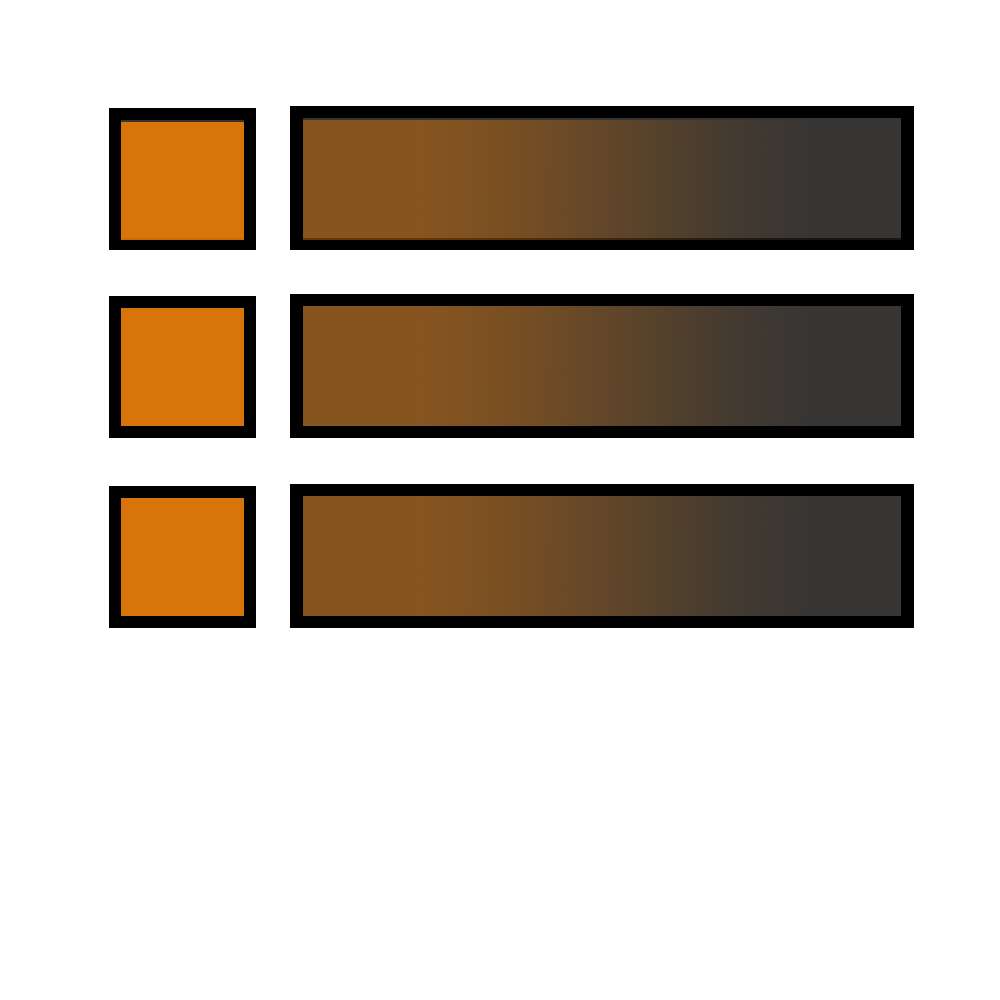
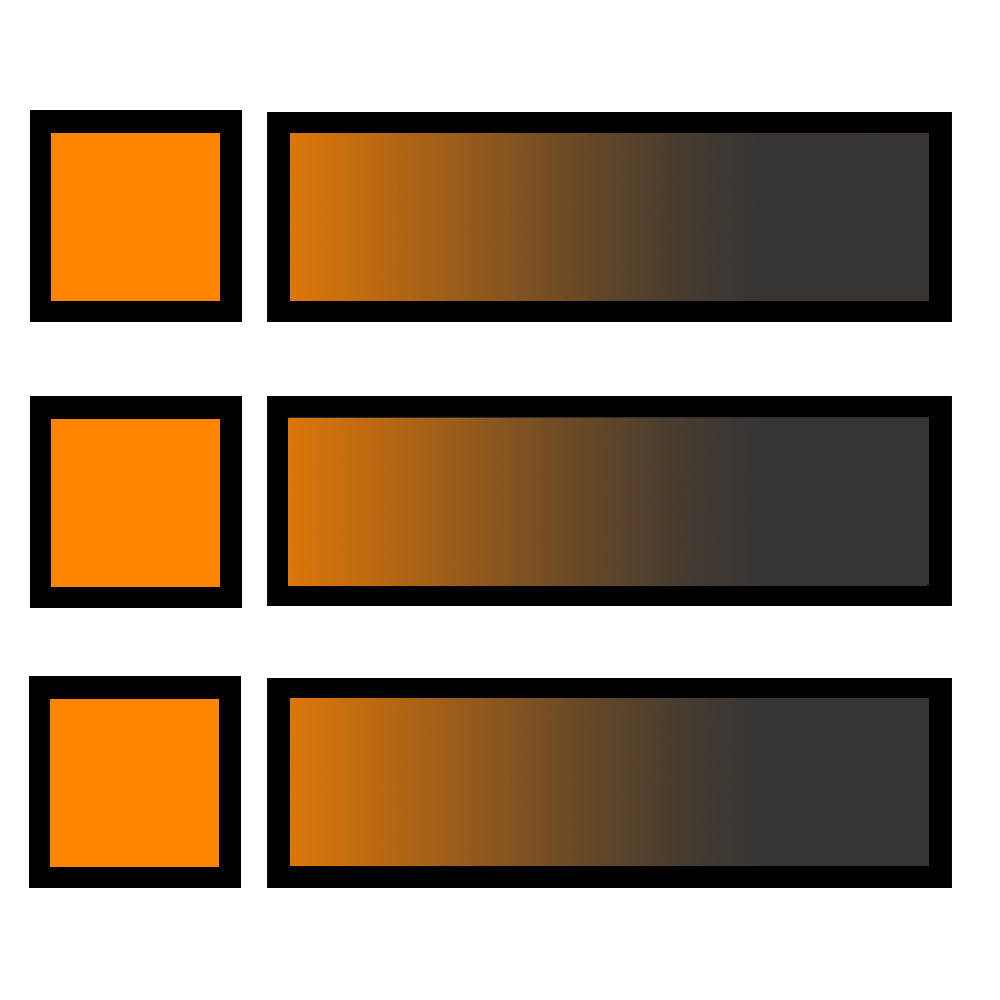
Layer changes from the first w=1000, h=1000 image to the second:
renamed "Ebene 4 Kopie" to "Ebene 2 Kopie 5", opacity 40% → 100%, moved it above "Ebene 2 Kopie 4", painted on it over [50, 306, 901, 867]
renamed "Ebene 4" to "Ebene 2 Kopie 4", opacity 40% → 100%, moved it above "Ebene 2 Kopie 3", painted on it over [29, 496, 901, 888]
renamed "Ebene 3" to "Ebene 2 Kopie 3", showed it, painted on it over [51, 419, 220, 587]
renamed "Ebene 5" to "Ebene 1 Kopie 7", moved it above "Ebene 1 Kopie 6", painted on it over [121, 133, 929, 616]
renamed "Ebene 2 Kopie 7" to "Ebene 1 Kopie 6", opacity 80% → 100%, painted on it over [121, 122, 927, 586]
renamed "Ebene 4 Kopie 2" to "Ebene 1 Kopie 5", opacity 40% → 100%, painted on it over [290, 120, 929, 866]
renamed "Ebene 2 Kopie 6" to "Ebene 1 Kopie 3", opacity 80% → 100%, painted on it over [121, 308, 929, 585]
renamed "Ebene 2 Kopie 5" to "Ebene 2 Kopie 2", opacity 80% → 100%, painted on it over [30, 396, 244, 616]
renamed "Ebene 2 Kopie 4" to "Ebene 2 Kopie", painted on it over [51, 133, 256, 628]
removed layer "Ebene 1 Kopie 5" over [303, 496, 901, 616]
renamed "Ebene 1 Kopie 4" to "Ebene 2", painted on it over [30, 110, 914, 628]
removed layer "Ebene 2 Kopie 3" over [121, 308, 244, 426]
removed layer "Ebene 2 Kopie 2" over [109, 296, 256, 438]
renamed "Ebene 2 Kopie" to "Ebene 1 Kopie 4", moved it above "Ebene 1 Kopie 2", painted on it over [121, 120, 952, 888]
removed layer "Ebene 2" over [109, 108, 256, 250]
moved "Ebene 1 Kopie 2" above "Ebene 1 Kopie", painted on it over [267, 106, 952, 606]
painted on "Ebene 1 Kopie" over [290, 133, 929, 426]
removed layer "Ebene 1 Kopie 3" over [290, 294, 914, 438]
painted on "Ebene 1" over [267, 112, 952, 322]
